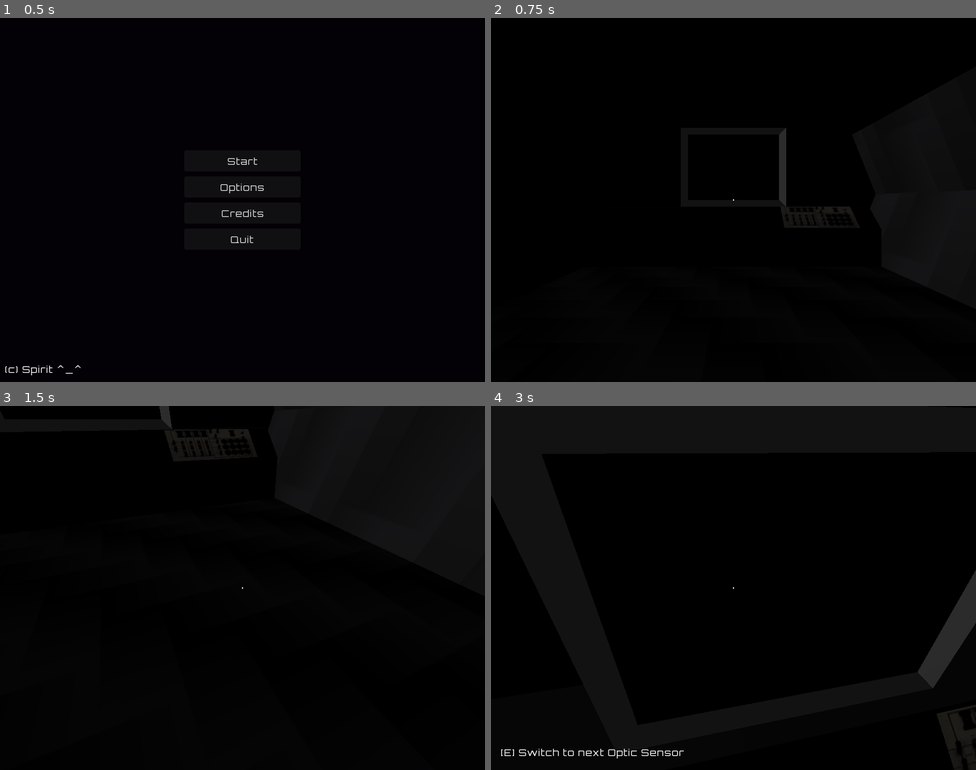
Above: before the commit, frames 1-4 (two rows, left to right).
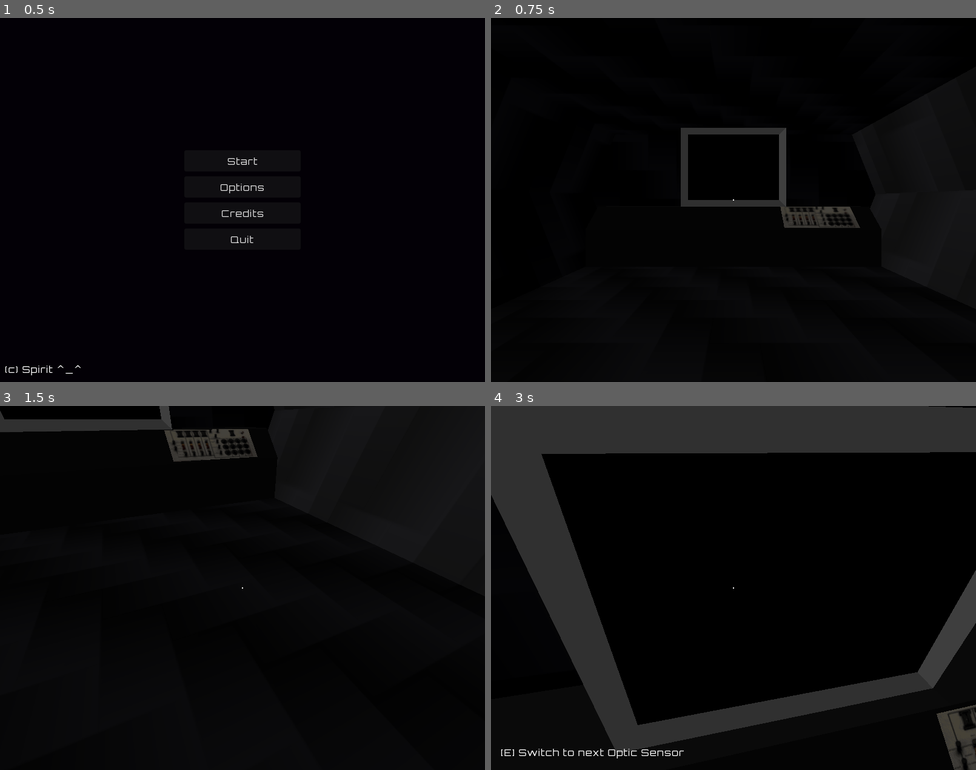
Above: after the commit, the same moments.

Repository: amr-engineer/void-ship
Game: Godot game, scene res://menus/main.tscn
Same seed, same stepped clock (60 frames per second), same inputs: the game is played once before the commit and once after it.
Inputs (mouse positions are in pixels of both pictures, inside the frame that each line leads up to):
- Up to frame 1 (0.5 s): no input
- Up to frame 2 (0.75 s): click "Start" at 0.5 s
- Up to frame 3 (1.5 s): tap Enter at 1.25 s; move the mouse to (266, 588) at 1.27 s; hold W (move_forward) from 1.28 s (still down); hold E (interact) from 1.28 s (still down)
- Up to frame 4 (3 s): keep holding W (move_forward); tap Space (jump) at 1.52, 2.27 s; move the mouse to (709, 588) at 2.02 s; release E (interact) at 2.03 s; tap Shift (sprint) at 2.1 s; move the mouse to (743, 580) at 2.77 s; hold E (interact) from 2.78 s (still down)

Frame 1 is identical in both runs. In frame 2, 1.6% of the frame differs, in the area x 39-77%, y 30-58%; in frame 3, 2.1%; in frame 4, 26%, in the area x 0-100%, y 0-100%.

Commit message:
implement brightness option

Diff:
--- a/default_env.tres
+++ b/default_env.tres
@@ -35,4 +35,4 @@
 sky = SubResource("Sky_jn028")
 ambient_light_source = 2
 ambient_light_color = Color(1, 1, 1, 1)
-ambient_light_energy = 0.02
+ambient_light_energy = 0.5
--- a/menus/options.gd
+++ b/menus/options.gd
@@ -27,6 +27,9 @@
 	Config.set_value("general", "sensitivity", value)
 
 
+func _on_brightness_value_changed(value: float) -> void:
+	Config.set_value("graphics", "brightness", value)
+
 func _on_resolution_value_changed(value: float) -> void:
 	Config.set_value("graphics", "resolution", value)
 
--- a/menus/options.tscn
+++ b/menus/options.tscn
@@ -18,9 +18,10 @@
 offset_bottom = 20.0
 grow_horizontal = 2
 grow_vertical = 2
-current_tab = 0
+current_tab = 1
 
 [node name="General" type="TabBar" parent="TabContainer" unique_id=457637746]
+visible = false
 layout_mode = 2
 metadata/_tab_index = 0
 
@@ -66,7 +67,6 @@
 value = 1.1
 
 [node name="Graphics" type="TabBar" parent="TabContainer" unique_id=183310718]
-visible = false
 layout_mode = 2
 metadata/_tab_index = 1
 
@@ -87,6 +87,27 @@
 size_flags_horizontal = 3
 size_flags_vertical = 3
 alignment = 1
+
+[node name="HBoxContainer3" type="HBoxContainer" parent="TabContainer/Graphics/ScrollContainer/VBoxContainer" unique_id=2020210869]
+layout_mode = 2
+tooltip_text = "can't be changed after world creation
+each seed generates a unique world"
+theme_override_constants/separation = 16
+alignment = 1
+
+[node name="Label" type="Label" parent="TabContainer/Graphics/ScrollContainer/VBoxContainer/HBoxContainer3" unique_id=287047209]
+custom_minimum_size = Vector2(128, 0)
+layout_mode = 2
+text = "Brightness: "
+
+[node name="brightness" type="HSlider" parent="TabContainer/Graphics/ScrollContainer/VBoxContainer/HBoxContainer3" unique_id=1610810560]
+unique_name_in_owner = true
+custom_minimum_size = Vector2(256, 0)
+layout_mode = 2
+min_value = 0.1
+max_value = 2.0
+step = 0.1
+value = 1.0
 
 [node name="HBoxContainer" type="HBoxContainer" parent="TabContainer/Graphics/ScrollContainer/VBoxContainer" unique_id=331896144]
 layout_mode = 2
@@ -292,6 +313,7 @@
 "
 
 [connection signal="value_changed" from="TabContainer/General/ScrollContainer/VBoxContainer/HBoxContainer/sensitivity" to="." method="_on_sensitivity_value_changed"]
+[connection signal="value_changed" from="TabContainer/Graphics/ScrollContainer/VBoxContainer/HBoxContainer3/brightness" to="." method="_on_brightness_value_changed"]
 [connection signal="value_changed" from="TabContainer/Graphics/ScrollContainer/VBoxContainer/HBoxContainer/resolution" to="." method="_on_resolution_value_changed"]
 [connection signal="item_selected" from="TabContainer/Graphics/ScrollContainer/VBoxContainer/HBoxContainer2/vsync" to="." method="_on_vsync_item_selected"]
 [connection signal="value_changed" from="TabContainer/Audio/ScrollContainer/VBoxContainer/HBoxContainer/master_audio" to="." method="_on_master_audio_value_changed"]
--- /dev/null
+++ b/scenes/game.gd
@@ -0,0 +1,13 @@
+extends Node3D
+
+
+@onready var world_environment: WorldEnvironment = $WorldEnvironment
+
+
+func _ready() -> void:
+	Config.config_updated.connect(_on_config_updated)
+	_on_config_updated()
+
+
+func _on_config_updated() -> void:
+	world_environment.environment.ambient_light_energy = 0.1 * Config.get_value("graphics", "brightness", 1.0)
--- a/scenes/game.tscn
+++ b/scenes/game.tscn
@@ -1,5 +1,6 @@
 [gd_scene format=4 uid="uid://bmaw8ni2xwsbl"]
 
+[ext_resource type="Script" uid="uid://crtjxx4pqusi2" path="res://scenes/game.gd" id="1_dinhu"]
 [ext_resource type="Environment" uid="uid://cxfvw4l3kc8tr" path="res://default_env.tres" id="1_uwrxv"]
 [ext_resource type="ArrayMesh" uid="uid://dj88if37v1rjt" path="res://assets/ship_body.obj" id="3_gee14"]
 [ext_resource type="Script" uid="uid://ipbv5a5dxp6u" path="res://ship/ship.gd" id="3_iywne"]
@@ -11,10 +12,6 @@
 [ext_resource type="PackedScene" uid="uid://cs8spopb2ooxc" path="res://player/player.tscn" id="7_gee14"]
 [ext_resource type="Texture2D" uid="uid://cfp2b68sye7fe" path="res://assets/danger_of_death.png" id="8_0tnpc"]
 [ext_resource type="Script" uid="uid://nndng22b8a6r" path="res://ship/optic_sensors_screen.gd" id="9_vtaks"]
-
-[sub_resource type="GDScript" id="GDScript_lbhrr"]
-script/source = "extends Node3D
-"
 
 [sub_resource type="PhysicsMaterial" id="PhysicsMaterial_r4tgf"]
 rough = true
@@ -102,7 +99,7 @@
 viewport_path = NodePath("Ship/optics/SubViewport")
 
 [node name="Game" type="Node3D" unique_id=373692817]
-script = SubResource("GDScript_lbhrr")
+script = ExtResource("1_dinhu")
 
 [node name="WorldEnvironment" type="WorldEnvironment" parent="." unique_id=1919263906]
 environment = ExtResource("1_uwrxv")
Not shown, added: scenes/game.gd.uid
